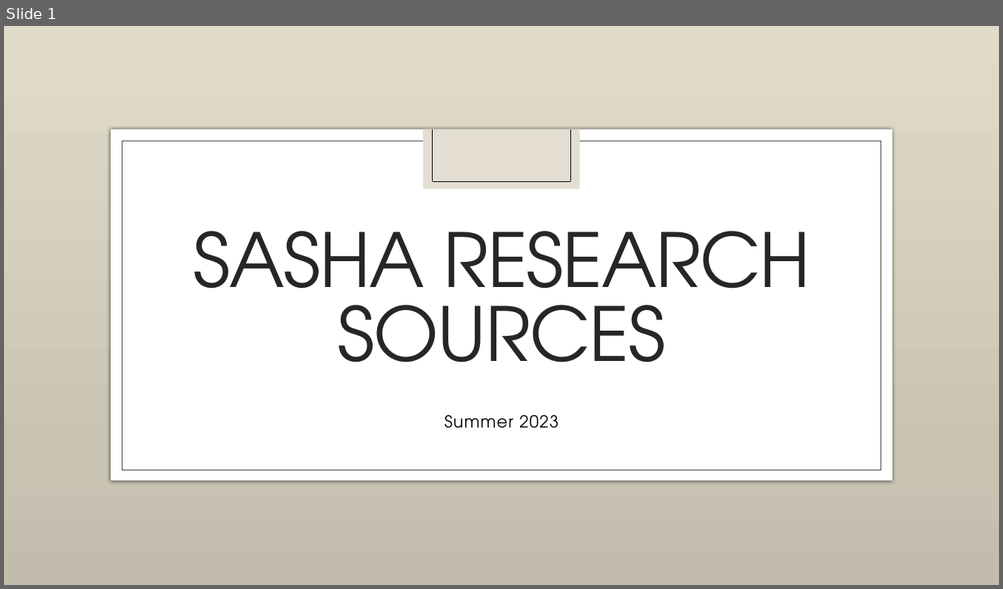
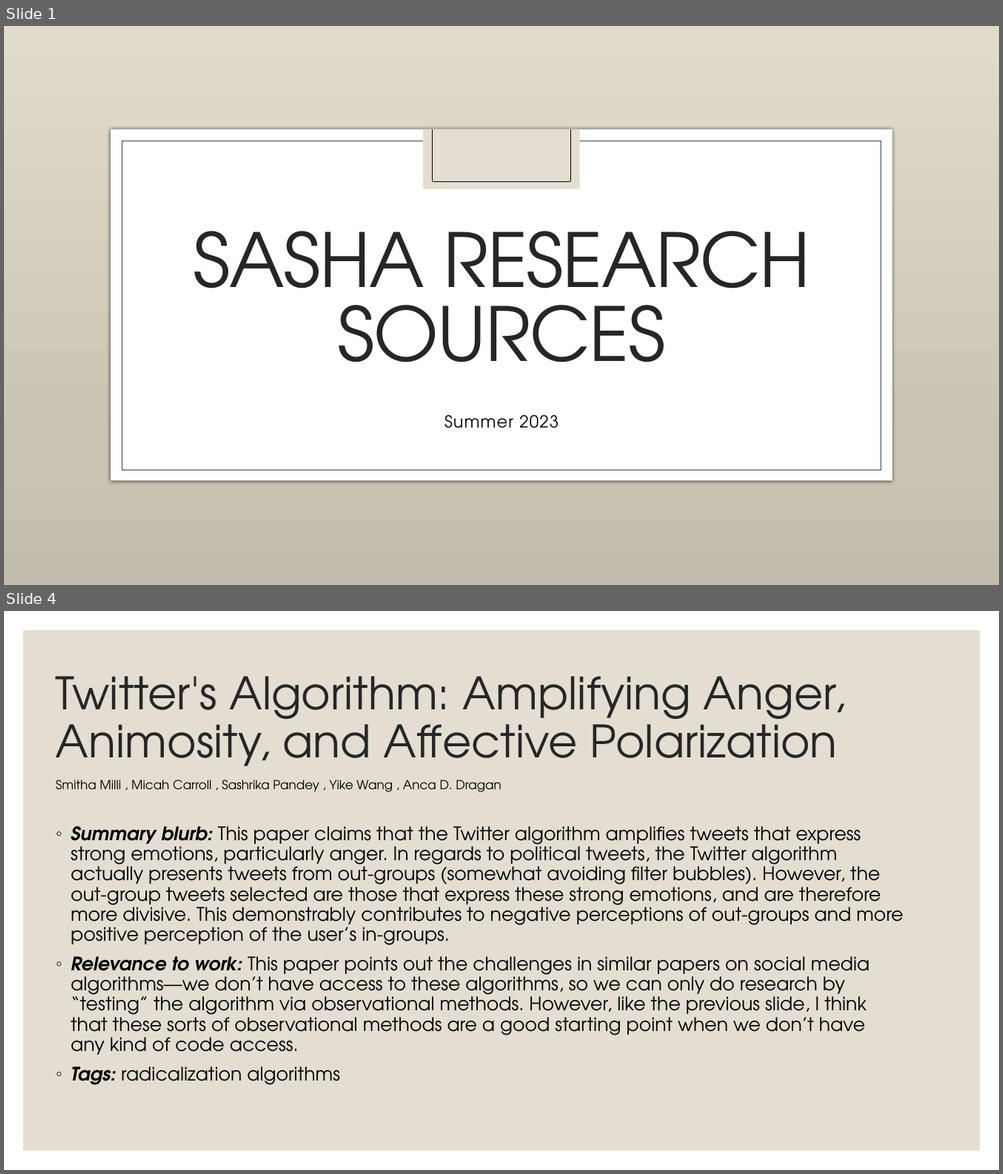
Before and after one commit to snyder-research-group/tools-of-justice, a slide deck: Sasha Research Sources.pptx. Shown one above the other, each under a label of ours: slide 1 before the commit, slides 1 and 4 after it; the slides between them are not shown. The pictures are 1003x589 and 1003x1174 pixels, drawn with LibreOffice and Linux fonts; fonts in the diff are those of the drawing; background and template pictures are left out. Boxes give left, top, right and bottom in pixels: in the first picture for what was removed or moved away, otherwise in the second. Text is boxed around its words. In the diff, an @@ line names an element or a change of style, - is before the commit and + after.

```diff
--- a/Sasha Research Sources.pptx
+++ b/Sasha Research Sources.pptx
@@ slide 4 added at [4, 611, 999, 1170], background #FFFFFF @@
@@ rectangle added at [23, 630, 980, 1151], fill #E3DED1 @@
@@ title added at [56, 676, 845, 766], 43.2 pt, text #262626 @@
+Twitter's Algorithm: Amplifying Anger, Animosity, and Affective Polarization
@@ text added at [56, 780, 902, 1085], 18 pt, text #000000 @@
+Smitha Milli , Micah Carroll , Sashrika Pandey , Yike Wang , Anca D. Dragan
+◦ Summary blurb: This paper claims that the Twitter algorithm amplifies tweets that express strong emotions, particularly anger. In regards to political tweets, the Twitter algorithm actually presents tweets from out-groups (somewhat avoiding filter bubbles). However, the out-group tweets selected are those that express these strong emotions, and are therefore more divisive. This demonstrably contributes to negative perceptions of out-groups and more positive perception of the user’s in-groups.
+◦ Relevance to work: This paper points out the challenges in similar papers on social media algorithms—we don’t have access to these algorithms, so we can only do research by “testing” the algorithm via observational methods. However, like the previous slide, I think that these sorts of observational methods are a good starting point when we don’t have any kind of code access.
+◦ Tags: radicalization algorithms
```
Also in this commit, not shown: 4 other slides added.
